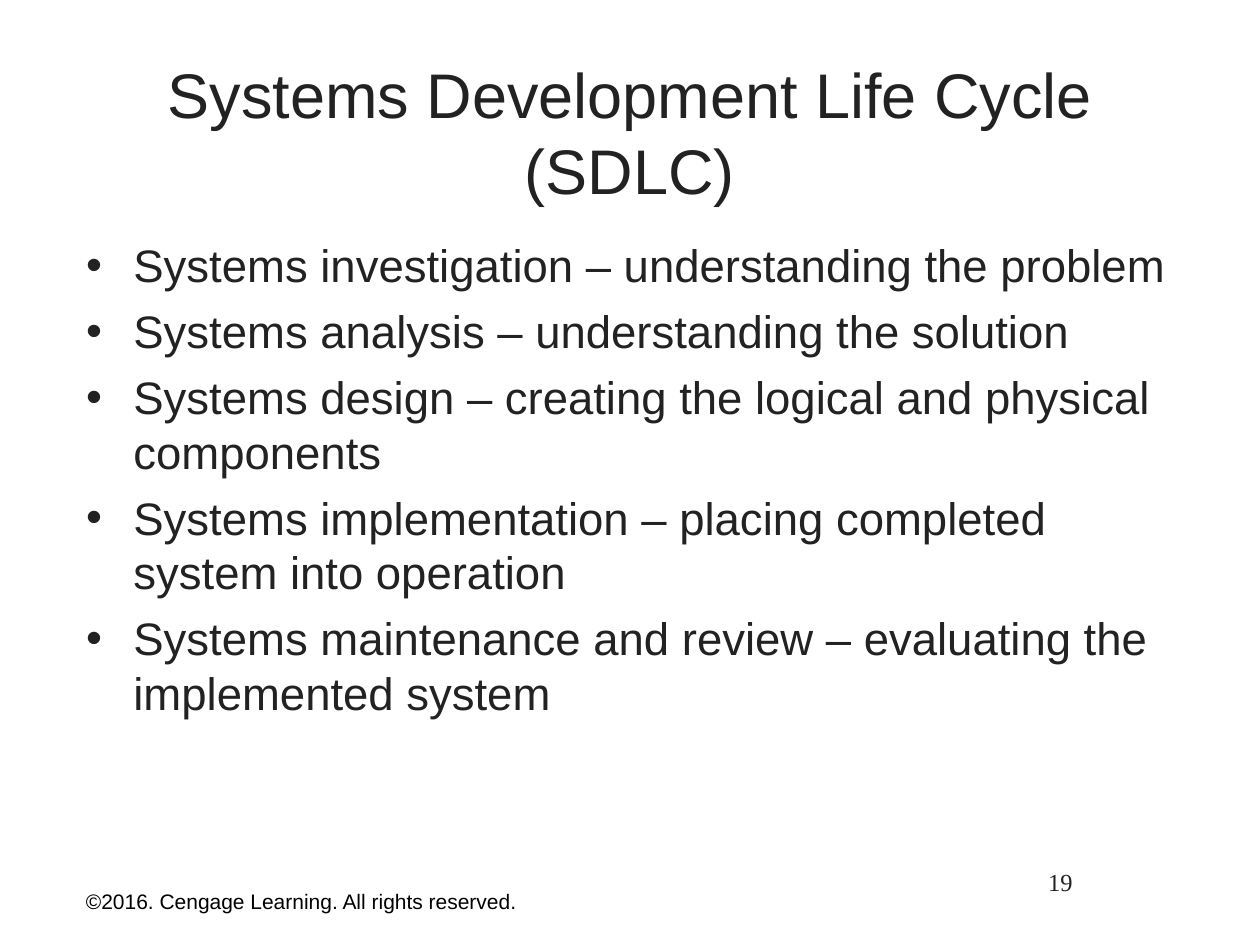
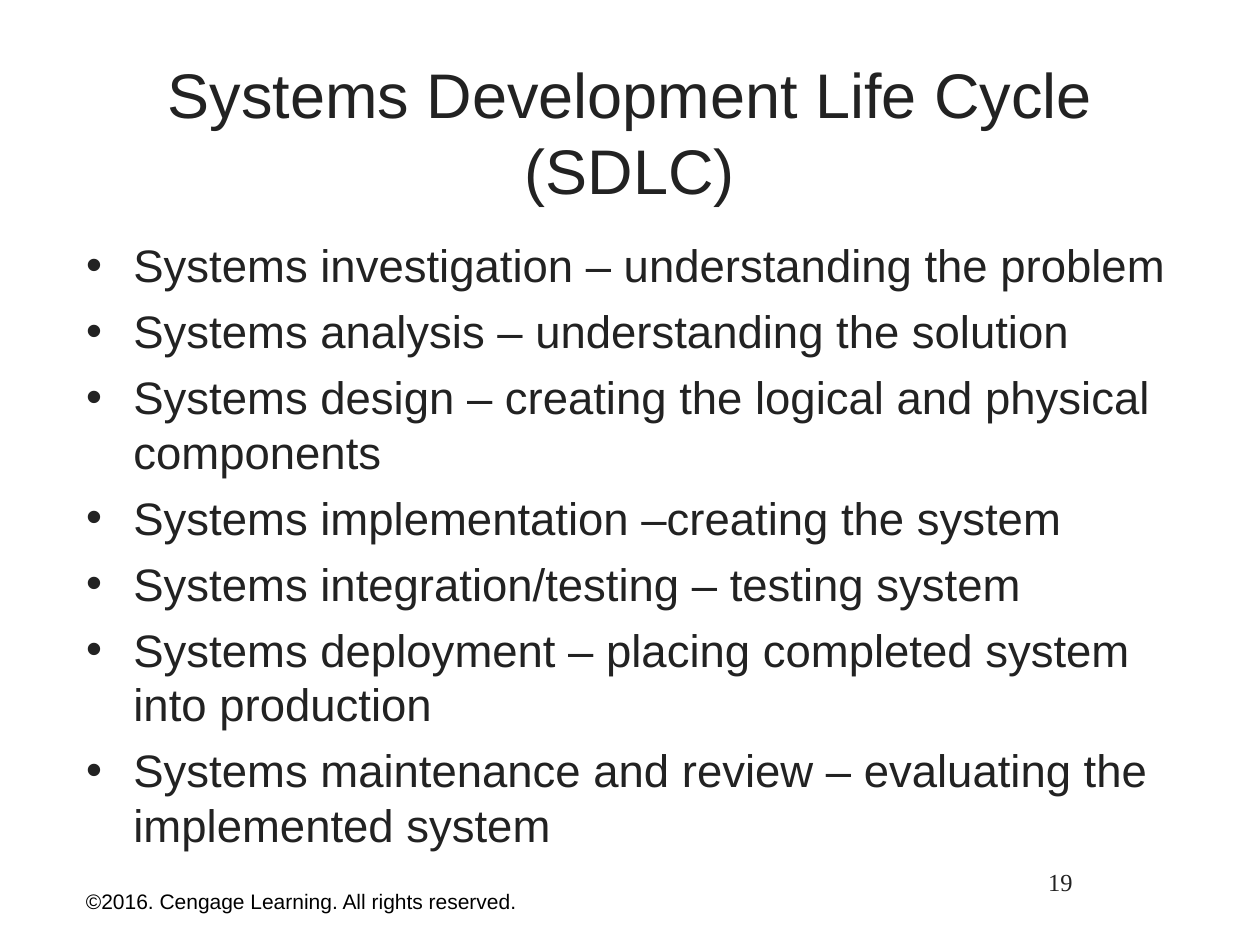
Before and after one commit to nick-cd/dbs201, a slide deck: slide 19 of Notes/1.0 Fundemental of Datases.ppt. Drawn at 1260x945 pixels with LibreOffice and Linux fonts; fonts in the diff are those of the drawing; background and template pictures are left out. Boxes give left, top, right and bottom in pixels: in the first picture for what was removed or moved away, otherwise in the second. Text is boxed around its words. In the diff, an @@ line names an element or a change of style, - is before the commit and + after.

```diff
--- a/Notes/1.0 Fundemental of Datases.ppt
+++ b/Notes/1.0 Fundemental of Datases.ppt
@@ text at [133, 502, 1129, 730]: text changed @@
-• Systems implementation – placing completed system into operation
+• Systems implementation –creating the system
+• Systems integration/testing – testing system
+• Systems deployment – placing completed system into production
```
Also in this commit, not shown: 16 slides removed, 7 other files.
